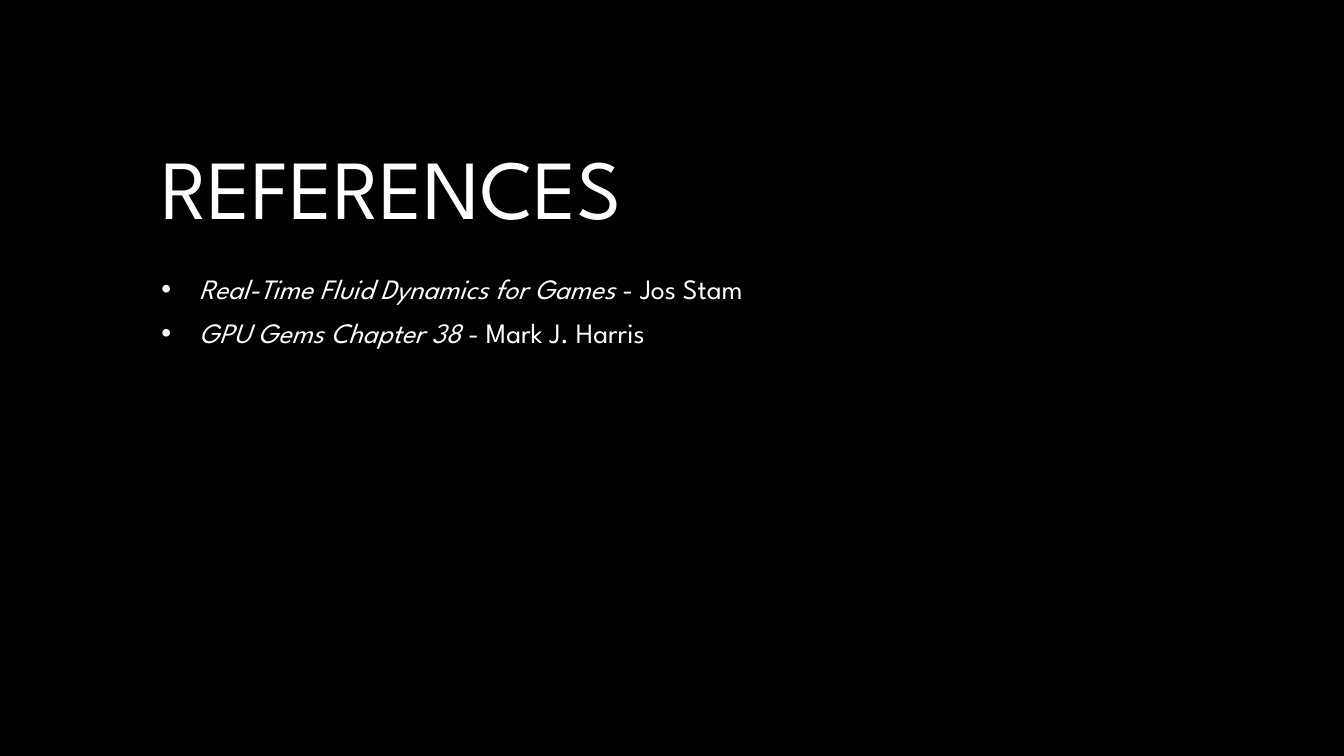
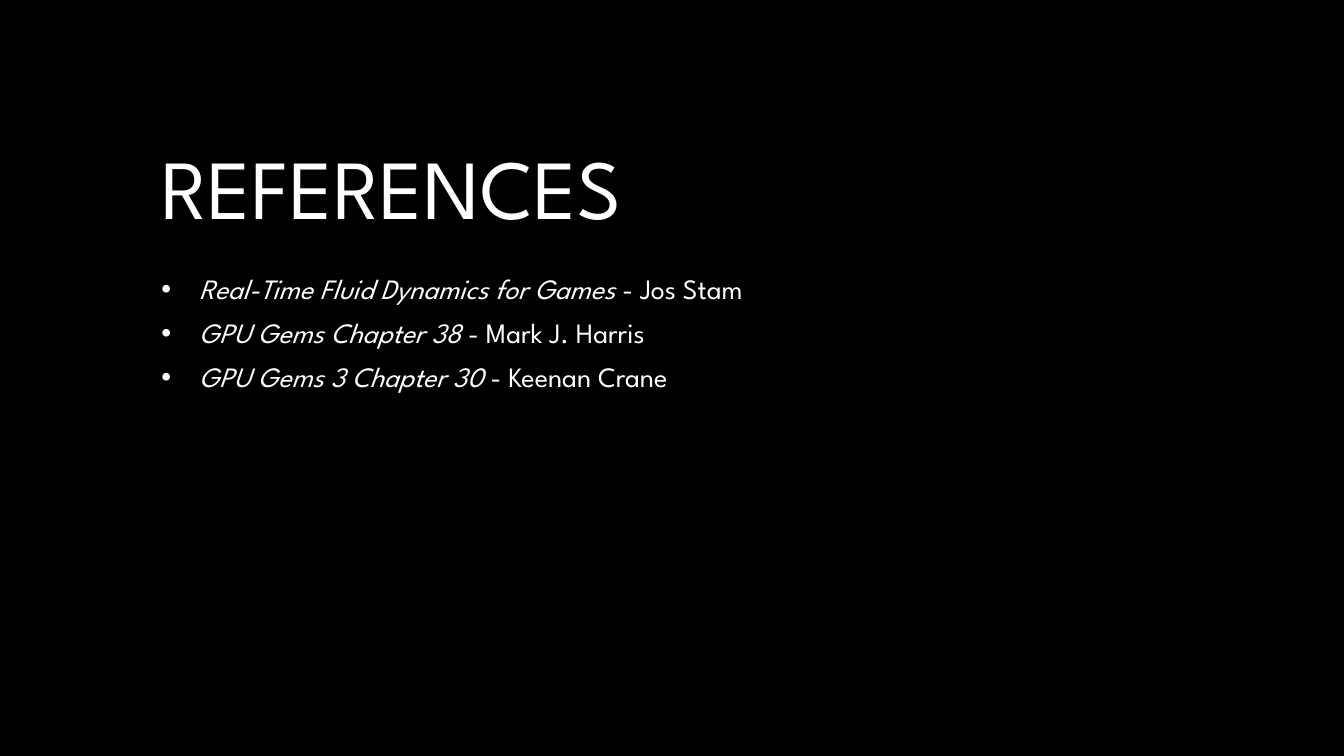
Before and after one commit to jan-van-bergen/FluidSim, a slide deck: slide 7 of Fluid simulation sandbox.pptx (slide 6 before the commit). Drawn at 1344x756 pixels with LibreOffice and Linux fonts; fonts in the diff are those of the drawing; background and template pictures are left out. Boxes give left, top, right and bottom in pixels: in the first picture for what was removed or moved away, otherwise in the second. Text is boxed around its words. In the diff, an @@ line names an element or a change of style, - is before the commit and + after.

```diff
--- a/Fluid simulation sandbox.pptx
+++ b/Fluid simulation sandbox.pptx
@@ subtitle at box(199, 367, 667, 393): paragraph added @@
+• GPU Gems 3 Chapter 30 - Keenan Crane
```
Also in this commit, not shown: 1 other slide changed, 1 slide added.
